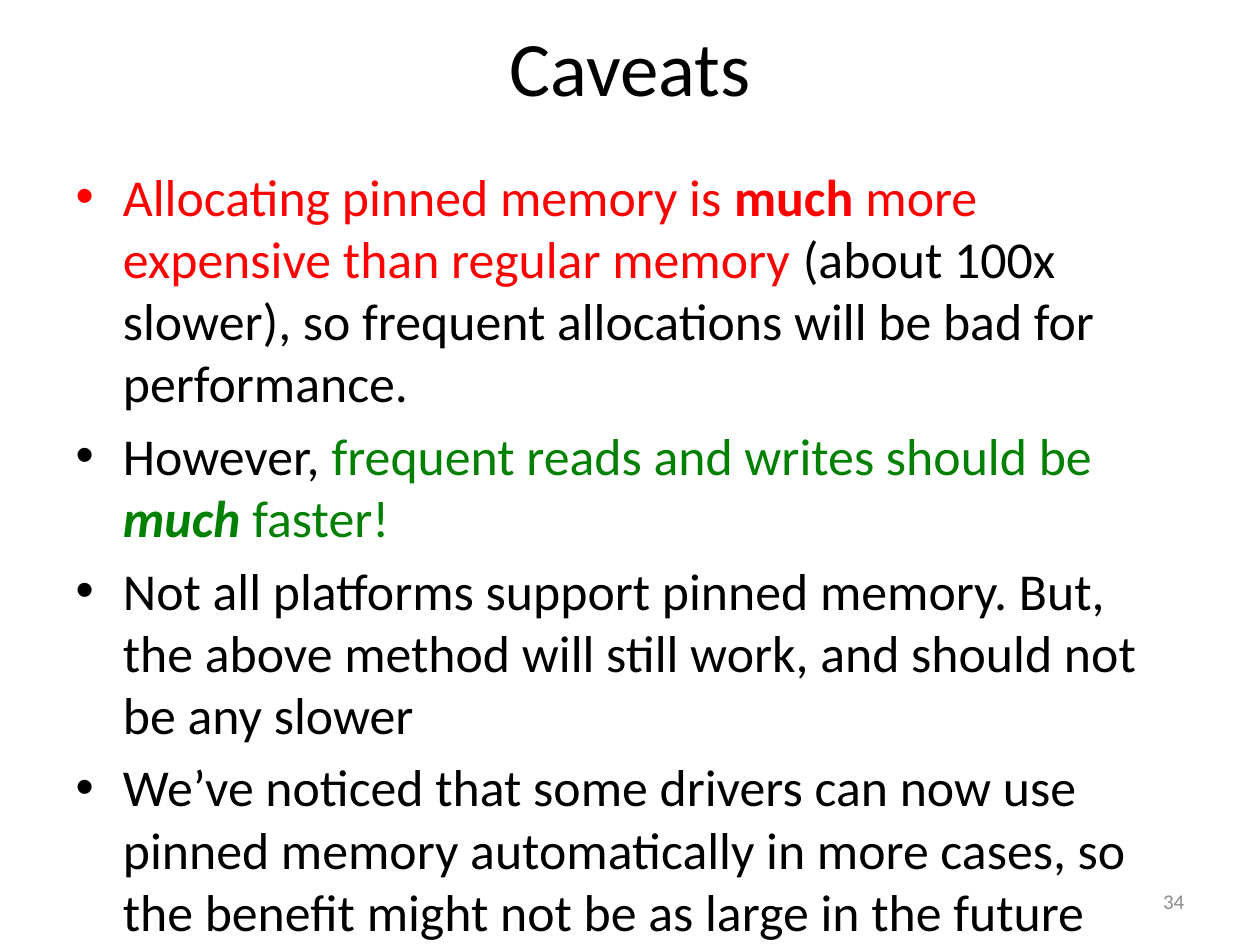
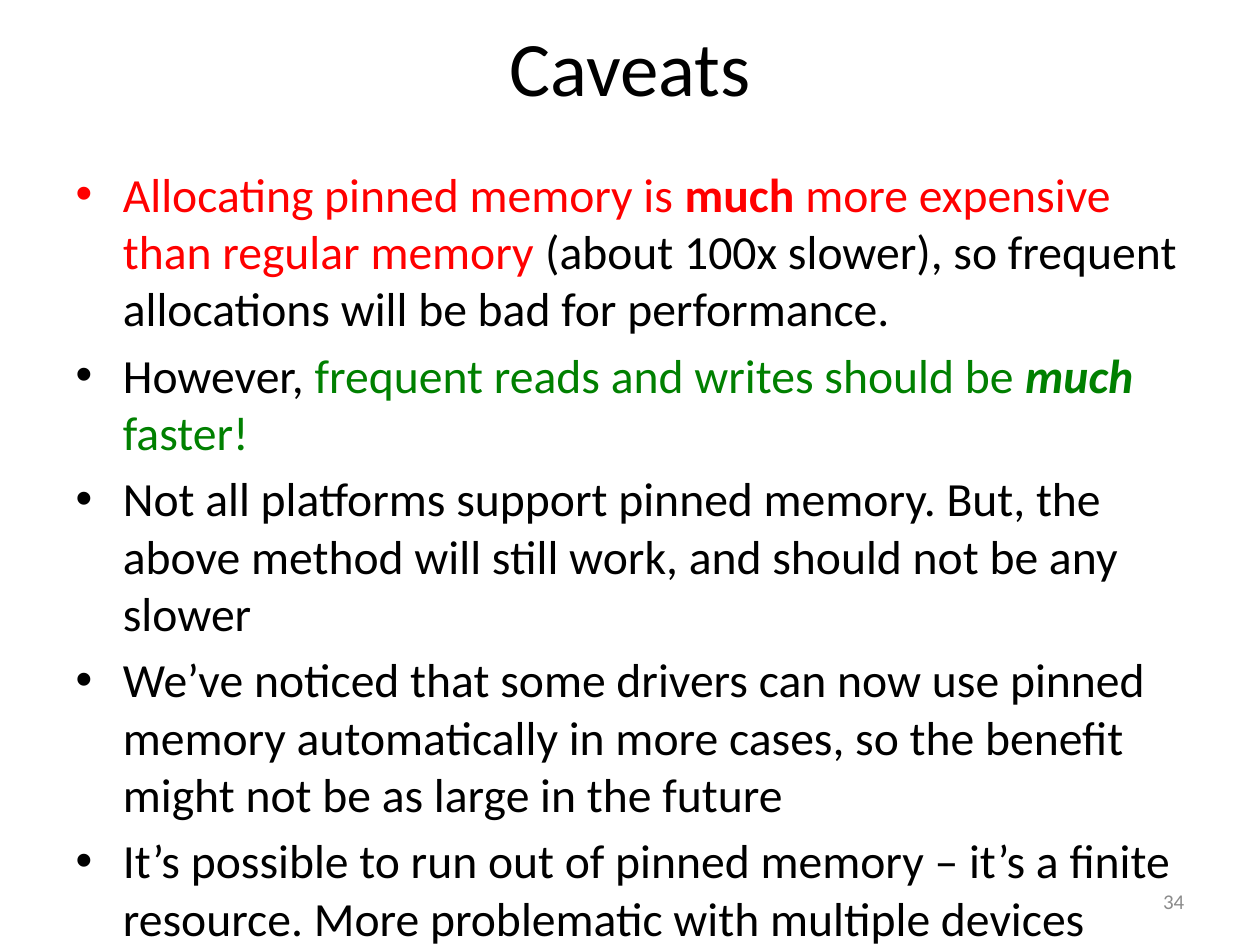
Before and after one commit to UoB-HPC/opencl-training-slides, a slide deck: slide 34 of advanced_part1.pptx. Drawn at 1260x945 pixels with LibreOffice and Linux fonts; fonts in the diff are those of the drawing. Boxes give left, top, right and bottom in pixels: in the first picture for what was removed or moved away, otherwise in the second. Text is boxed around its words. In the diff, an @@ line names an element or a change of style, - is before the commit and + after.

```diff
--- a/advanced_part1.pptx
+++ b/advanced_part1.pptx
@@ text at bbox=[123, 178, 1176, 821]: size 29.6 to 27.2 pt in "Allocating pinned memory is much more expensive ...", "However, frequent reads and writes should be ...", "Not all platforms support pinned memory. But, ...", "We’ve noticed that some drivers can now ..." @@
@@ text at bbox=[123, 844, 1170, 886]: paragraph added @@
+• It’s possible to run out of pinned memory – it’s a finite resource. More problematic with multiple devices
```
Also in this commit, not shown: 7 other slides changed, 1 other file.
